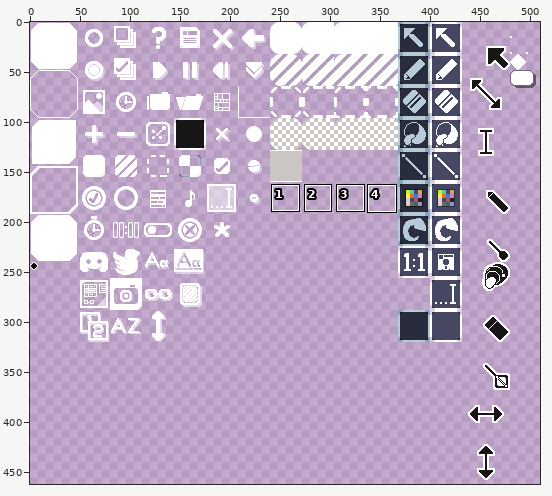
Two versions of one sprite sheet, assets/gui.png. Above, an overview of the earlier version with the close-up marked.
Close-up. Earlier state:
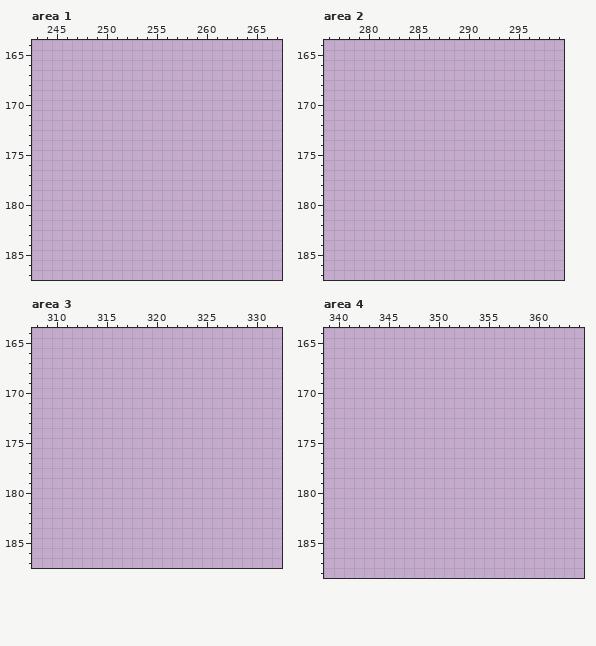
The file is 512x512 pixels. Colours within 5 levels of each other are drawn and written as one. Shown: area 1: x 243..267, y 164..187; area 2: x 276..299, y 164..187; area 3: x 308..332, y 164..187; area 4: x 339..364, y 164..188. The wide view leaves out empty margins. The commit also changed other parts of the picture, which this record leaves out.
After:
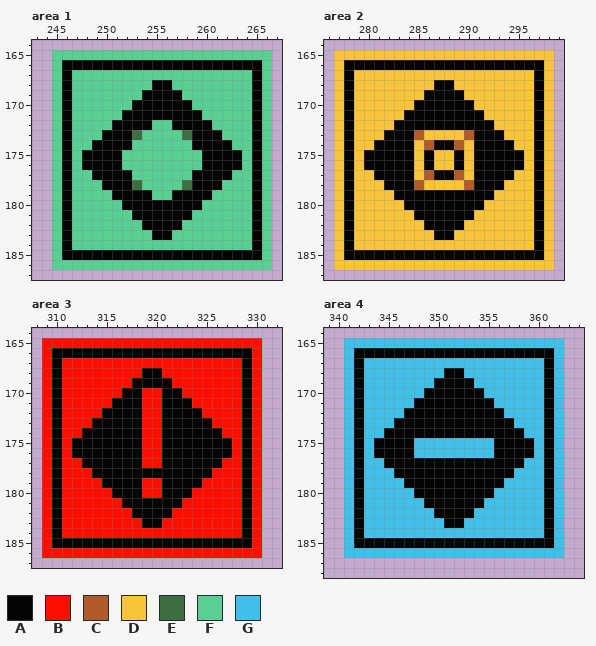
Palette (. is transparent): A #050403  B #ff0e00  C #b05b2c  D #f8c53a  E #3d6f43  F #59cf93  G #42bfe8
The edit:
Changed rows in their new state; - is an unchanged pixel.
Area 1:
first column x 245:
165 FFFFFFFFFFFFFFFFFFFFFF
166 FAAAAAAAAAAAAAAAAAAAAF
167 FAFFFFFFFFFFFFFFFFFFAF
168 FAFFFFFFFFAAFFFFFFFFAF
169 FAFFFFFFFAAAAFFFFFFFAF
170 FAFFFFFFAAAAAAFFFFFFAF
171 FAFFFFFAAAAAAAAFFFFFAF
172 FAFFFFAAAAFFAAAAFFFFAF
173 FAFFFAAAEFFFFEAAAFFFAF
174 FAFFAAAAFFFFFFAAAAFFAF
175 FAFAAAAFFFFFFFFAAAAFAF
176 FAFAAAAFFFFFFFFAAAAFAF
177 FAFFAAAAFFFFFFAAAAFFAF
178 FAFFFAAAEFFFFEAAAFFFAF
179 FAFFFFAAAAFFAAAAFFFFAF
180 FAFFFFFAAAAAAAAFFFFFAF
181 FAFFFFFFAAAAAAFFFFFFAF
182 FAFFFFFFFAAAAFFFFFFFAF
183 FAFFFFFFFFAAFFFFFFFFAF
184 FAFFFFFFFFFFFFFFFFFFAF
185 FAAAAAAAAAAAAAAAAAAAAF
186 FFFFFFFFFFFFFFFFFFFFFF
Area 2:
first column x 277:
165 DDDDDDDDDDDDDDDDDDDDDD
166 DAAAAAAAAAAAAAAAAAAAAD
167 DADDDDDDDDDDDDDDDDDDAD
168 DADDDDDDDDAADDDDDDDDAD
169 DADDDDDDDAAAADDDDDDDAD
170 DADDDDDDAAAAAADDDDDDAD
171 DADDDDDAAAAAAAADDDDDAD
172 DADDDDAAAAAAAAAADDDDAD
173 DADDDAAACDDDDCAAADDDAD
174 DADDAAAADCAACDAAAADDAD
175 DADAAAAADADDADAAAAADAD
176 DADAAAAADADDADAAAAADAD
177 DADDAAAADCAACDAAAADDAD
178 DADDDAAACDDDDCAAADDDAD
179 DADDDDAAAAAAAAAADDDDAD
180 DADDDDDAAAAAAAADDDDDAD
181 DADDDDDDAAAAAADDDDDDAD
182 DADDDDDDDAAAADDDDDDDAD
183 DADDDDDDDDAADDDDDDDDAD
184 DADDDDDDDDDDDDDDDDDDAD
185 DAAAAAAAAAAAAAAAAAAAAD
186 DDDDDDDDDDDDDDDDDDDDDD
Area 3:
first column x 309:
165 BBBBBBBBBBBBBBBBBBBBBB
166 BAAAAAAAAAAAAAAAAAAAAB
167 BABBBBBBBBBBBBBBBBBBAB
168 BABBBBBBBBAABBBBBBBBAB
169 BABBBBBBBAAAABBBBBBBAB
170 BABBBBBBAABBAABBBBBBAB
171 BABBBBBAAABBAAABBBBBAB
172 BABBBBAAAABBAAAABBBBAB
173 BABBBAAAAABBAAAAABBBAB
174 BABBAAAAAABBAAAAAABBAB
175 BABAAAAAAABBAAAAAAABAB
176 BABAAAAAAABBAAAAAAABAB
177 BABBAAAAAABBAAAAAABBAB
178 BABBBAAAAAAAAAAAABBBAB
179 BABBBBAAAABBAAAABBBBAB
180 BABBBBBAAABBAAABBBBBAB
181 BABBBBBBAAAAAABBBBBBAB
182 BABBBBBBBAAAABBBBBBBAB
183 BABBBBBBBBAABBBBBBBBAB
184 BABBBBBBBBBBBBBBBBBBAB
185 BAAAAAAAAAAAAAAAAAAAAB
186 BBBBBBBBBBBBBBBBBBBBBB
Area 4:
first column x 341:
165 GGGGGGGGGGGGGGGGGGGGGG
166 GAAAAAAAAAAAAAAAAAAAAG
167 GAGGGGGGGGGGGGGGGGGGAG
168 GAGGGGGGGGAAGGGGGGGGAG
169 GAGGGGGGGAAAAGGGGGGGAG
170 GAGGGGGGAAAAAAGGGGGGAG
171 GAGGGGGAAAAAAAAGGGGGAG
172 GAGGGGAAAAAAAAAAGGGGAG
173 GAGGGAAAAAAAAAAAAGGGAG
174 GAGGAAAAAAAAAAAAAAGGAG
175 GAGAAAAGGGGGGGGAAAAGAG
176 GAGAAAAGGGGGGGGAAAAGAG
177 GAGGAAAAAAAAAAAAAAGGAG
178 GAGGGAAAAAAAAAAAAGGGAG
179 GAGGGGAAAAAAAAAAGGGGAG
180 GAGGGGGAAAAAAAAGGGGGAG
181 GAGGGGGGAAAAAAGGGGGGAG
182 GAGGGGGGGAAAAGGGGGGGAG
183 GAGGGGGGGGAAGGGGGGGGAG
184 GAGGGGGGGGGGGGGGGGGGAG
185 GAAAAAAAAAAAAAAAAAAAAG
186 GGGGGGGGGGGGGGGGGGGGGG
Where, in picture pixels (left, top, right, bottom), the same in both close-ups:
added: (52, 50, 272, 270)
added: (334, 50, 554, 270)
added: (42, 338, 262, 558)
added: (344, 338, 564, 558)
